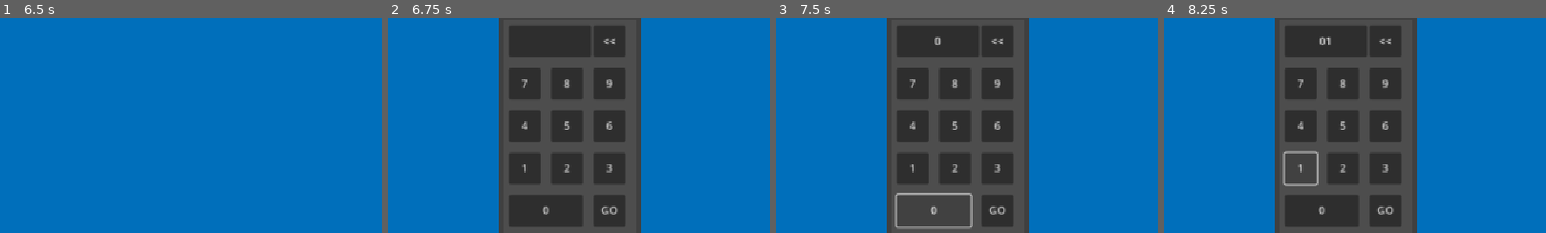
Above: before the commit, frames 1-4 (left to right).
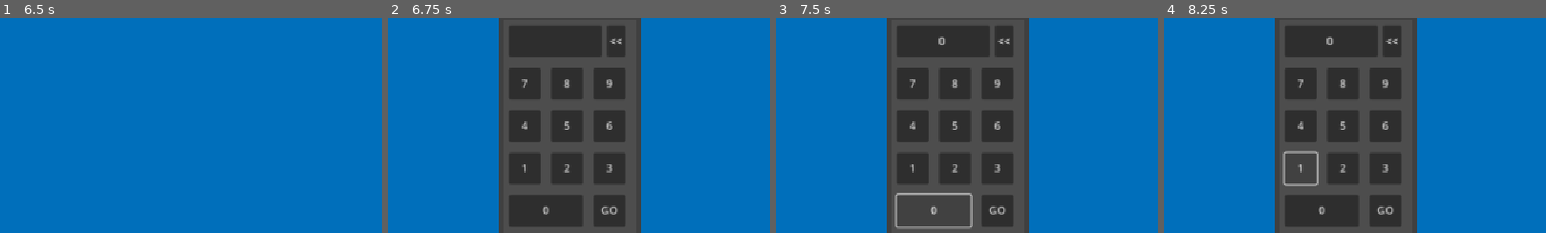
Above: after the commit, the same moments.

Repository: andrewpressman/Operation-OS
Game: Godot game, scene res://Menu/MainMenu.tscn
Two runs of this game, one before a commit and one after it. Both use one fixed random seed, a clock stepped at 60 frames per second and the inputs below.
Inputs:
- Up to frame 1 (6.5 s): click "New Game" at 0.5 s; click "Accept" at 1.25 s; click "Files" at 2 s; click "Text Files" at 2.75 s; click "Finances" at 3.5 s; click "Rent: $100" at 4.25 s; click "Pay bills" at 5 s; click "Go to work" at 5.75 s
- Up to frame 2 (6.75 s): click "Num" at 6.5 s
- Up to frame 3 (7.5 s): click "0" at 7.25 s
- Up to frame 4 (8.25 s): click "1" at 8 s
The pictures show only the part of the screen within x 26-76%, y 25-75%; the shares and areas given below are measured in that part.

Frame 1 is identical in both runs. In frame 2, 0.2% of the frame differs, in the area x 53-62%, y 3-19%; in frame 3, 0.3%; in frame 4, 0.4%, in the area x 40-62%, y 3-19%.

Commit message:
Framework for difficulty scaling
length of number that needs to be entered scales with level
Buttons panel now requires multiple interactions before success (scales with level)
code cleanup/visual improvements

Diff:
--- a/Tasks/Buttons.gd
+++ b/Tasks/Buttons.gd
@@ -9,8 +9,17 @@
 var TargetSwitch : int
 var TargetSwitchValue : int
 
+var NumTasks
+
 # Called when the node enters the scene tree for the first time.
 func _ready():
+	NumTasks = GlobalVar.CurrentLevel + 1
+	$Remaining/Text.text = "REMAINING: " + str(NumTasks)
+	GetNewTask()
+
+func GetNewTask():
+	$Remaining/Text.text = "REMAINING: " + str(NumTasks)
+	$Confirm.disabled = false
 	SetTarget()
 	SetDisplay()
 	SetLevers(true)
@@ -19,6 +28,15 @@
 #close the window
 func Kill():
 	queue_free()
+
+var IsListening : bool
+func _process(delta):
+	if GlobalObj.TargetWindow == 4:
+		IsListening = true
+	if IsListening:
+		if GlobalObj.TargetWindow != 4:
+			IsListening = false
+			_ready()
 
 #Gets which button needs to be pressed
 func SetTarget():
@@ -122,22 +140,33 @@
 
 func Verify(con : bool):
 	if con:
-		$Display/Label.text = "SUCESS"
+		$Display/Label.text = "SUCCESS"
 		if GlobalVar.CurrentObj == 2 && !GlobalObj.ObjectiveComplete:
-			GlobalObj.TaskFailed = false
-		GlobalObj.TargetWindow = 4
-		if SaveLoad.AutoClose:
-			await get_tree().create_timer(2).timeout
-			Kill()
+			if NumTasks > 1:
+				NumTasks -= 1
+				GlobalObj.GetRandomButton()
+				GetNewTask()
+			else:
+				$Remaining/Text.text = "REMAINING: 0"
+				GlobalObj.TaskFailed = false
+				GlobalObj.TargetWindow = 4
+				GlobalObj.ObjectiveComplete = true
+				if SaveLoad.AutoClose:
+					await get_tree().create_timer(2).timeout
+					Kill()
+				else:
+					SetDisplay()
 	else:
 		GlobalObj.TaskFailed = true
 		$Display/Label.text = "FAILURE"
+		GlobalObj.ObjectiveComplete = true
 		await get_tree().create_timer(1).timeout
 		GlobalObj.TargetWindow = 4
 		if SaveLoad.AutoClose:
 			Kill()
-
-	GlobalObj.ObjectiveComplete = true
+		else:
+			SetDisplay()
+
 
 #Sends a success when correct button is complete, fail when incorrect
 #TODO: shift to sequence?
--- a/Tasks/Buttons.tscn
+++ b/Tasks/Buttons.tscn
@@ -375,6 +375,23 @@
 offset_bottom = 359.0
 text = "Option F"
 
+[node name="Remaining" type="Panel" parent="."]
+offset_left = 32.0
+offset_top = 8.0
+offset_right = 224.0
+offset_bottom = 58.0
+
+[node name="Text" type="RichTextLabel" parent="Remaining"]
+layout_mode = 0
+offset_left = 8.0
+offset_top = 10.0
+offset_right = 184.0
+offset_bottom = 42.0
+bbcode_enabled = true
+text = "REMAINING: X"
+horizontal_alignment = 1
+vertical_alignment = 1
+
 [connection signal="close_requested" from="." to="." method="Kill"]
 [connection signal="pressed" from="Confirm" to="." method="Confirm"]
 [connection signal="pressed" from="Buttons/Yellow" to="." method="YellowButton"]
--- a/Tasks/Numpad.gd
+++ b/Tasks/Numpad.gd
@@ -61,7 +61,7 @@
 		KeyNumber = "null"
 
 func UpdateNumber():
-	if WholeNumber.length() < 6:
+	if WholeNumber.length() < KeyNumber.length() + 1:
 		$Display/Label.text = WholeNumber
 	#TODO: logic to check for secret codes if I want them
 
@@ -85,7 +85,7 @@
 	Clear()
 
 func GoButton():
-	var CompareString = WholeNumber.substr(0,5)
+	var CompareString = WholeNumber.substr(0,KeyNumber.length())
 	if CompareString == KeyNumber:
 		Match(true) #Add logic for success
 	else:
--- a/Tasks/Numpad.tscn
+++ b/Tasks/Numpad.tscn
@@ -88,7 +88,7 @@
 text = "9"
 
 [node name="Clear" type="Button" parent="."]
-offset_left = 136.0
+offset_left = 156.0
 offset_top = 8.0
 offset_right = 184.0
 offset_bottom = 56.0
@@ -97,14 +97,14 @@
 [node name="Display" type="Panel" parent="."]
 offset_left = 8.0
 offset_top = 8.0
-offset_right = 132.0
+offset_right = 148.0
 offset_bottom = 56.0
 
 [node name="Label" type="Label" parent="Display"]
 layout_mode = 0
-offset_left = 8.0
+offset_left = 4.0
 offset_top = 8.0
-offset_right = 116.0
+offset_right = 132.0
 offset_bottom = 40.0
 horizontal_alignment = 1
 vertical_alignment = 1
--- a/Work/WorkController.gd
+++ b/Work/WorkController.gd
@@ -187,7 +187,7 @@
 	#Repeat Task prevention
 	while Obj == LastTask:
 		Obj = randi_range(1,4)
-
+	#Obj = 2 #DEBUG CODE
 	match Obj:
 		1:
 			GlobalObj.GetRandomNumber()
--- a/Work/statsDisplay.gd
+++ b/Work/statsDisplay.gd
@@ -36,11 +36,11 @@
 		SecurityStr = "Safe"
 
 	if GlobalVar.Health < 25:
-		HealthStr  += "Poor"
+		HealthStr = "Poor"
 	elif GlobalVar.Health < 50:
-		HealthStr += "Okay"
+		HealthStr = "Okay"
 	elif GlobalVar.Health < 80:
-		HealthStr += "Good"
+		HealthStr = "Good"
 	else:
 		HealthStr += "Perfect"
 
--- a/global_Objectives.gd
+++ b/global_Objectives.gd
@@ -5,11 +5,14 @@
 
 var NumberpadNum : int
 func GetRandomNumber():
+	#Longer numbers for later levels
 	GlobalVar.CurrentObj = 1
 	ObjectiveComplete = false
-	var random_number = randi() % 90000 + 10000
+	#Cap at 12 digits
+	var minV = pow(10, GlobalVar.CurrentLevel + 1)
+	var maxV = pow(10, GlobalVar.CurrentLevel + 2) - 1
+	var random_number = randi_range(minV, maxV)
 	NumberpadNum = random_number
-
 
 var TargetWindow: int
 var TargetButton : int
@@ -21,6 +24,7 @@
 var SwitchBoard = [0,0,0,0,0,0]
 
 func GetRandomButton():
+	#More steps in later levels
 	GlobalVar.CurrentObj = 2
 	ObjectiveComplete = false
 	TargetWindow = randi_range(1,3)
